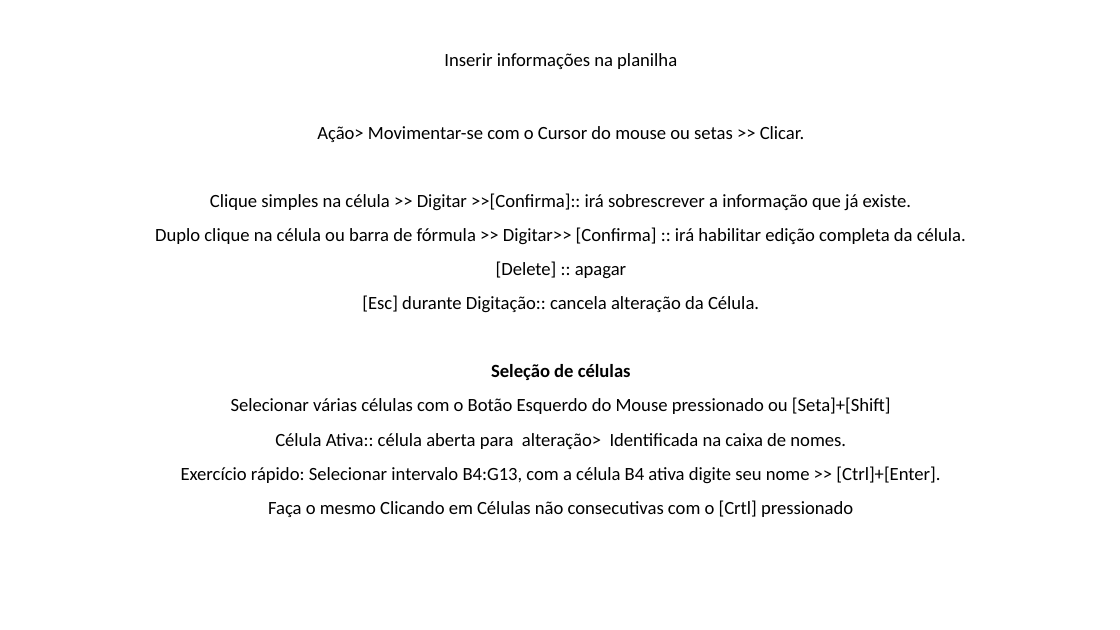
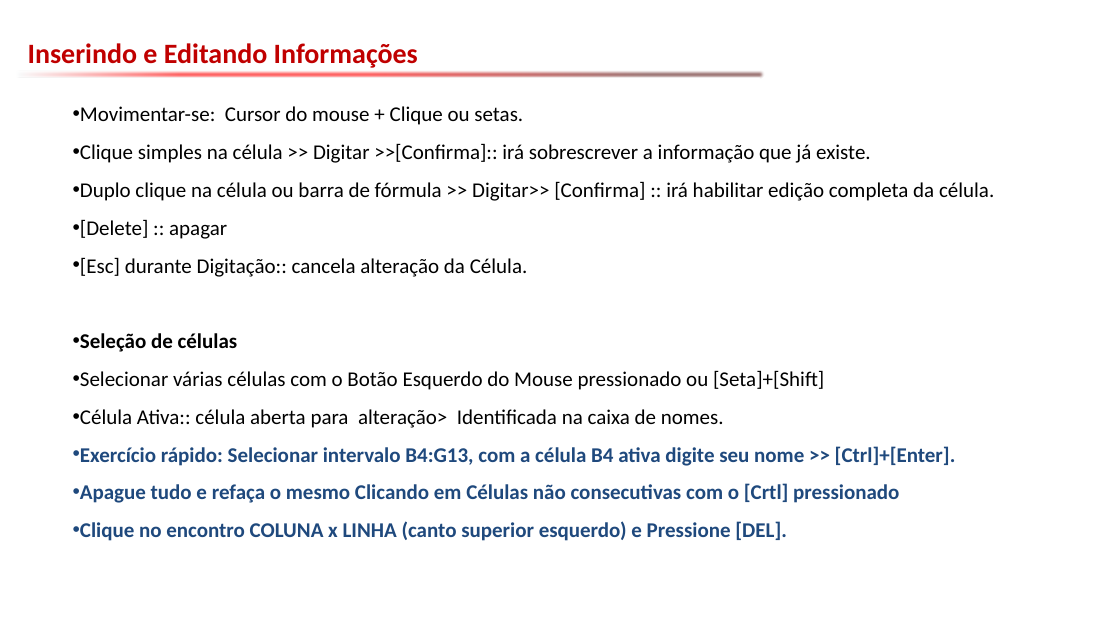
Before and after one commit to emerson-fenrir/Excel_Basico, a slide deck: slide 19 of Aula2.pptx (slide 14 before the commit). Drawn at 1120x630 pixels with LibreOffice and Linux fonts; fonts in the diff are those of the drawing; background and template pictures are left out. Boxes give left, top, right and bottom in pixels: in the first picture for what was removed or moved away, otherwise in the second. Text is boxed around its words. In the diff, an @@ line names an element or a change of style, - is before the commit and + after.

```diff
--- a/Aula2.pptx
+++ b/Aula2.pptx
@@ text added at (x1=28, y1=43, x2=418, y2=68), 24 pt, text #C00000, bold @@
+Inserindo e Editando Informações
@@ text removed at (x1=444, y1=53, x2=677, y2=69) @@
-Inserir informações na planilha
@@ right arrow added at (x1=16, y1=68, x2=765, y2=81), fill gradient #F6FBFC to #FF0000 to #632523 @@
@@ subtitle "Movimentar-se: Cursor do mouse + ..." moved from (x1=155, y1=126, x2=966, y2=517) to (x1=80, y1=106, x2=994, y2=541) @@
@@ subtitle at (x1=80, y1=106, x2=523, y2=125): text changed; size 16 to 18 pt @@
-Ação> Movimentar-se com o Cursor do mouse ou setas >> Clicar.
+• Movimentar-se: Cursor do mouse + Clique ou setas.
@@ subtitle at (x1=80, y1=143, x2=994, y2=466): size 16 to 18 pt in "Clique simples na célula >> Digitar >>[Confirma]:: ...", "Duplo clique na célula ou barra de ...", "[Delete] :: apagar", "[Esc] durante Digitação:: cancela alteração da Célula." and 4 more places; text colour #000000 to #1F497D, bold on in "Exercício rápido: Selecionar intervalo B4:G13, com a ..."; alignment centre to left; bullet none to •; line spacing 1 to 1.5; less space between paragraphs @@
@@ subtitle at (x1=80, y1=483, x2=899, y2=541): text changed; size 16 to 18 pt; text colour #000000 to #1F497D; bold on @@
-Faça o mesmo Clicando em Células não consecutivas com o [Crtl] pressionado
+• Apague tudo e refaça o mesmo Clicando em Células não consecutivas com o [Crtl] pressionado
+• Clique no encontro COLUNA x LINHA (canto superior esquerdo) e Pressione [DEL].
```
Also in this commit, not shown: 32 other slides changed, 11 slides added, 3 slides removed, 2 other files.
